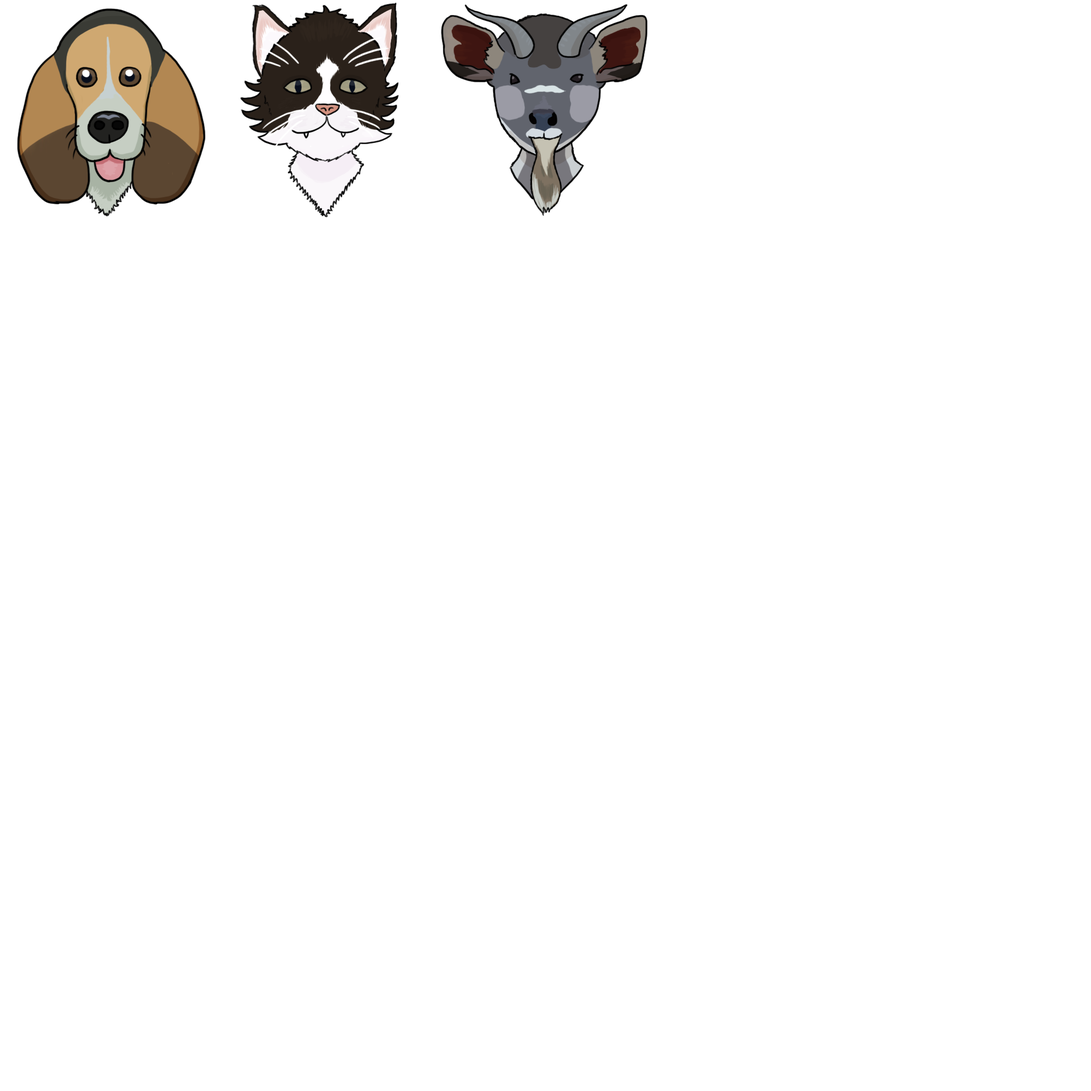
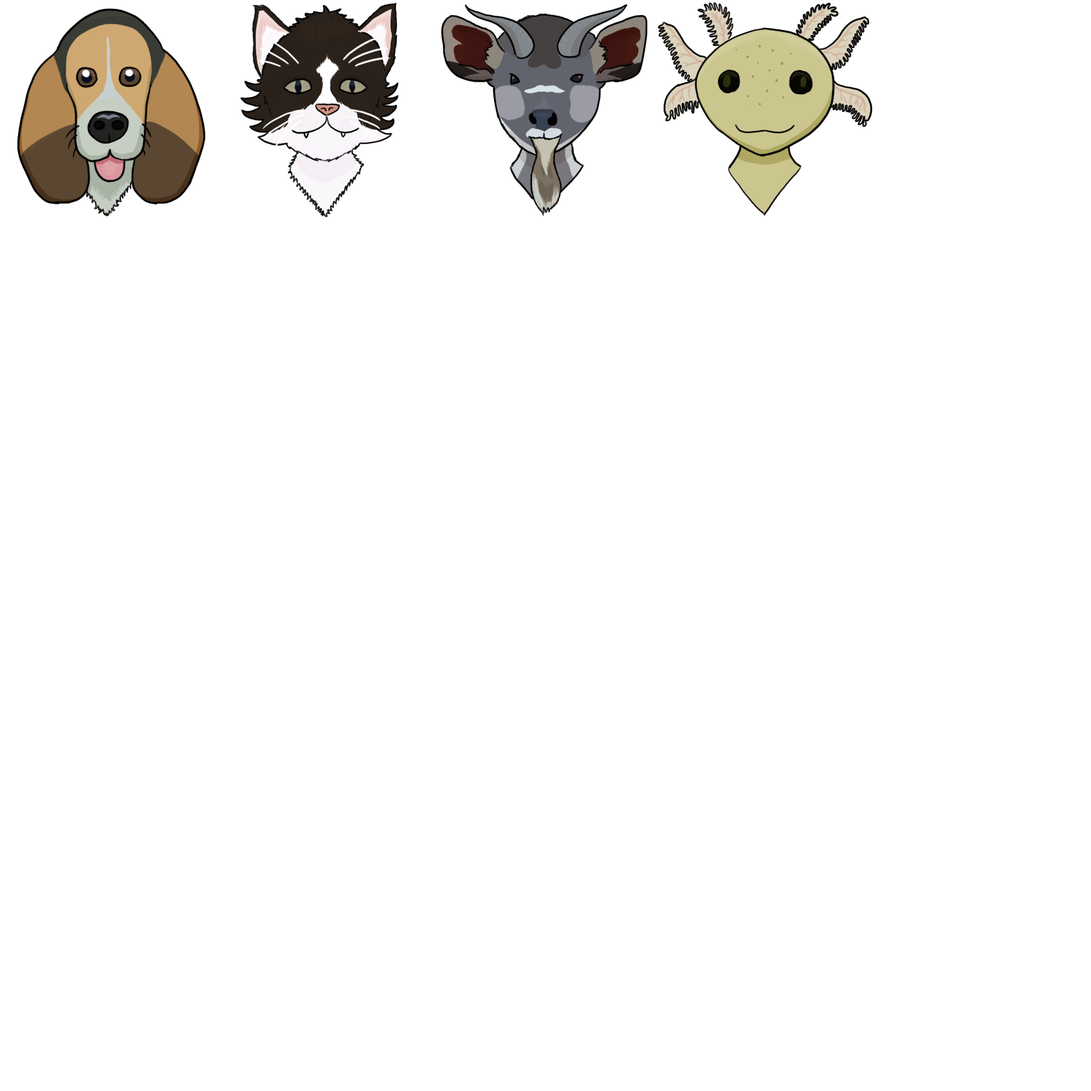
Before/after of a 1091×1091 layered artwork. What changed in the layer stack:
painted on "ink" over bbox(657, 2, 873, 217)
painted on "highlights" over bbox(695, 28, 831, 90)
painted on "shading" over bbox(696, 89, 835, 166)
painted on "paint" over bbox(658, 2, 872, 214)
